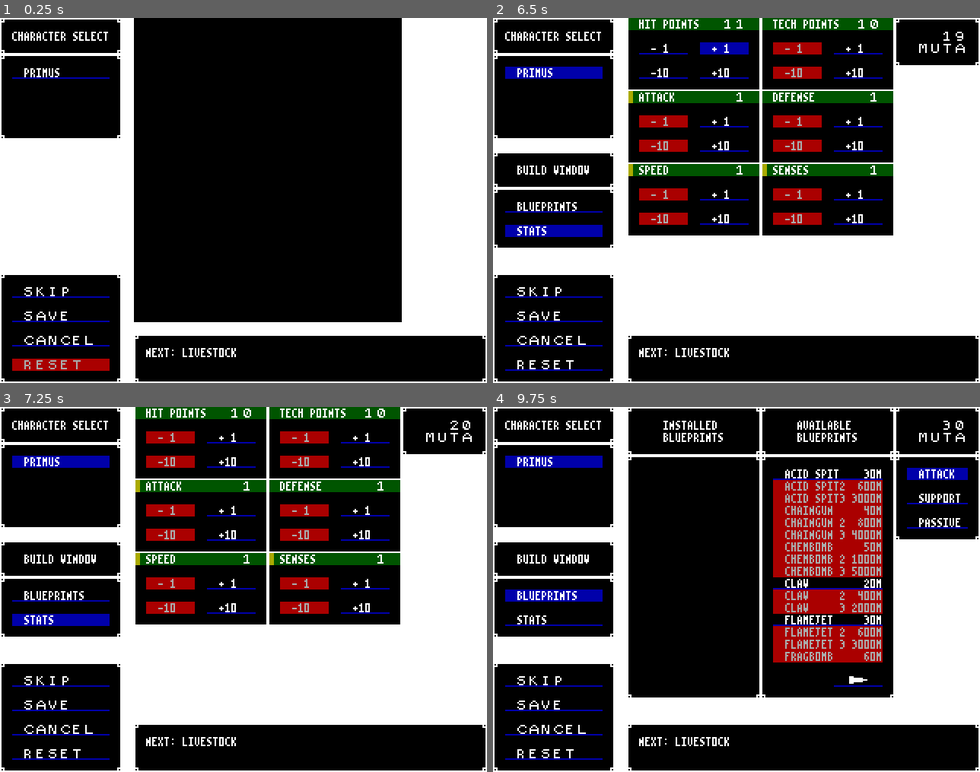
Above: before the commit, frames 1-4 (two rows, left to right).
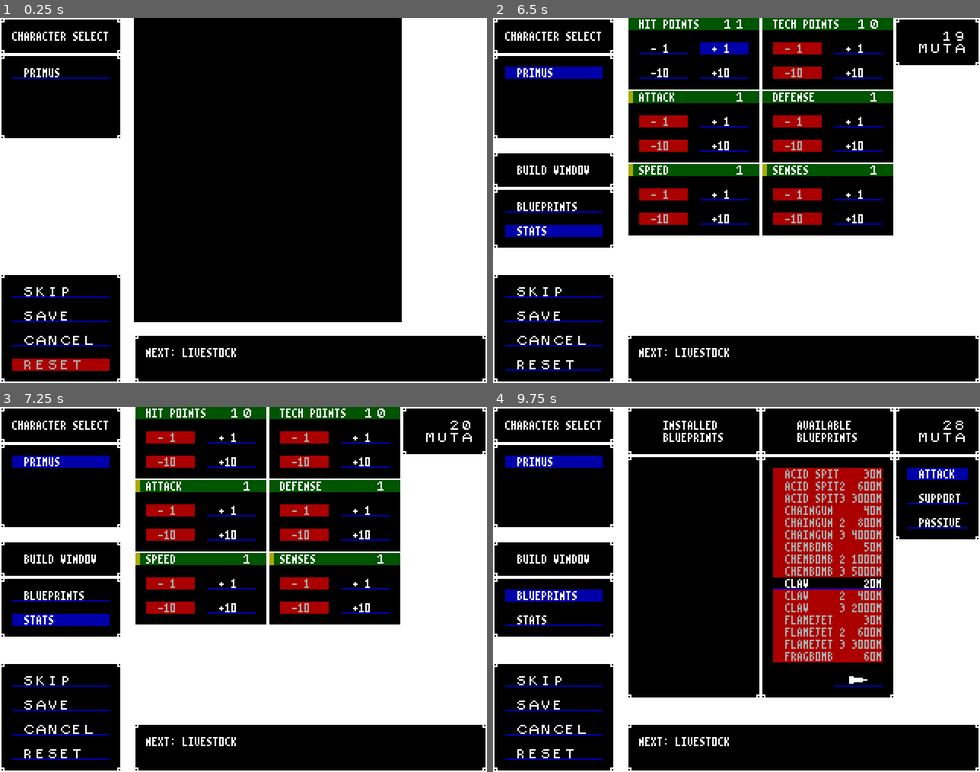
Above: after the commit, the same moments.

Repository: BeamBrain1/Morphose
Game: Godot game, scene res://Scenes/Global/root.tscn
The game is run twice, just before and just after one commit, with the same random seed, the same clock (stepped at 60 frames per second) and the same inputs.
Inputs (mouse positions are in pixels of both pictures, inside the frame that each line leads up to):
- Up to frame 1 (0.25 s): no input
- Up to frame 2 (6.5 s): click "SKIP" at 0.5 s; click "SKIP" at 1.25 s; click "PRIMUS" at 2 s; click "BLUEPRINTS" at 2.75 s; click (858, 291) at 3.5 s; click (858, 291) at 4.25 s; click "STATS" at 5 s; click "+ 1" at 5.75 s
- Up to frame 3 (7.25 s): click "-10" at 6.5 s
- Up to frame 4 (9.75 s): click "+10" at 7.25 s; click "- 1" at 8 s; click "BLUEPRINTS" at 8.75 s; click "CLAW 20M" at 9.5 s

Frames 1-3 are identical in both runs. In frame 4, 1.5% of the frame differs, in the area x 57-97%, y 3-60%.

Commit message:
daily update

Diff:
--- a/Scenes/Battle/Combatant.gd
+++ b/Scenes/Battle/Combatant.gd
@@ -38,6 +38,8 @@
 var gained_focused_on_own_turn: bool = false
 
 var accumulated_speed: int = 0
+
+var never_crits: bool = false	# Avoids enemies oneshotting Primus in early game
 
 var blueprints_attack: Array[BlueprintAttack] = []
 var blueprints_support: Array[BlueprintSupport] = []
--- a/Scenes/Battle/EnemyCombatant.gd
+++ b/Scenes/Battle/EnemyCombatant.gd
@@ -17,6 +17,7 @@
 	senses = enemy_type.senses
 	speed = enemy_type.speed
 	support_priority = enemy_type.support_priority
+	never_crits = base_type.never_crits
 	base_type = enemy_type
 
 	blueprints_attack = enemy_type.blueprints_attack
@@ -131,7 +132,8 @@
 func chooseSupportTarget(blueprint, enemy_combatants: Array[EnemyCombatant]) -> Combatant:
 	var highest_priority: int = 1000
 	for combatant in enemy_combatants:
-		highest_priority = mini(highest_priority, combatant.support_priority)
+		if not combatant.isDefeated():
+			highest_priority = mini(highest_priority, combatant.support_priority)
 	var target_list = []
 	for combatant in enemy_combatants:
 		if combatant.support_priority == highest_priority and not combatant.isDefeated():
--- a/Scenes/Controllers/ControllerBattle.gd
+++ b/Scenes/Controllers/ControllerBattle.gd
@@ -213,7 +213,7 @@
 
 
 func attackCrits(user, blueprint: BlueprintAttack, target) -> bool:
-	if blueprint.always_hit:
+	if blueprint.always_hit or user.never_crits:
 		return false
 	var crit_rate = clampi(user.rawCritRate(blueprint) - target.critEvasion(), MIN_CRIT, MAX_CRIT)
 	return randi() % 100 < crit_rate
--- a/Scenes/Global/Constructs/Blueprint.gd
+++ b/Scenes/Global/Constructs/Blueprint.gd
@@ -20,8 +20,8 @@
 
 const BIO_COST_T2_MULT: int = 20
 const BIO_COST_T3_MULT: int = BIO_COST_T2_MULT * 5
-const TP_COST_T2_MULT: int = 6
-const TP_COST_T3_MULT: int = TP_COST_T2_MULT*5
+const TP_COST_T2_MULT: int = 5
+const TP_COST_T3_MULT: int = TP_COST_T2_MULT*4
 
 
 # Blueprints are organized into bio cost "tracks." Individual blueprint cost is determined by track letter and tier.
@@ -38,11 +38,12 @@
 const TP_COST_TRACKS: Dictionary = {
 	"X": [0, 0, 0],
 	"A": [3, 3*TP_COST_T2_MULT, 3*TP_COST_T3_MULT],
-	"B": [4, 4*TP_COST_T2_MULT, 4*TP_COST_T3_MULT],
-	"C": [6, 6*TP_COST_T2_MULT, 6*TP_COST_T3_MULT],
-	"D": [8, 8*TP_COST_T2_MULT, 8*TP_COST_T3_MULT],
-	"E": [12, 12*TP_COST_T2_MULT, 12*TP_COST_T3_MULT],
-	"F": [15, 15*TP_COST_T2_MULT, 15*TP_COST_T3_MULT]
+	"B": [5, 5*TP_COST_T2_MULT, 5*TP_COST_T3_MULT],
+	"C": [7, 7*TP_COST_T2_MULT, 7*TP_COST_T3_MULT],
+	"D": [10, 10*TP_COST_T2_MULT, 10*TP_COST_T3_MULT],
+	"E": [15, 15*TP_COST_T2_MULT, 15*TP_COST_T3_MULT],
+	"F": [20, 20*TP_COST_T2_MULT, 20*TP_COST_T3_MULT],
+	"G": [24, 24*TP_COST_T2_MULT, 24*TP_COST_T3_MULT]
 }
 
 func getDialogDisplayName() -> String:
--- a/Scenes/Global/Constructs/EnemyType.gd
+++ b/Scenes/Global/Constructs/EnemyType.gd
@@ -4,6 +4,7 @@
 const BASE_BIO_ENERGY_REWARD: int = 10
 
 var support_priority: int = 5		# Priority bracket when AI targets support actions. Lower numbers always take priority
+var never_crits: bool = false		# Some early enemy types could oneshot Primus with a lucky crit
 
 # Return the Muta value of the enemy upon its defeat
 func getBioEnergyValue() -> int:
@@ -11,7 +12,7 @@
 
 	var stat_average: int = 0
 
-	stat_average += (hp + tech_points) / 4
+	stat_average += (hp - HP_MINIMUM + tech_points - TP_MINIMUM) / 8
 
 	for stat in [GlobalProgramData.COMBAT_STAT.ATTACK, GlobalProgramData.COMBAT_STAT.DEFENSE, GlobalProgramData.COMBAT_STAT.SENSES, GlobalProgramData.COMBAT_STAT.SPEED]:
 		stat_average += getStatFromEnumType(stat)
--- a/Scenes/Global/Constructs/PartyMember.gd
+++ b/Scenes/Global/Constructs/PartyMember.gd
@@ -32,7 +32,7 @@
 
 	# HP/TP cost 25% to boost
 	if stat in [GlobalProgramData.COMBAT_STAT.HP, GlobalProgramData.COMBAT_STAT.TECH_POINTS]:
-		result = result >> 2
+		result = roundi(float(result) / 4)
 
 	return maxi(1, result)	# All boosts cost at least 1 point
 
--- a/Scenes/Global/Tables/EnemyTable.gd
+++ b/Scenes/Global/Tables/EnemyTable.gd
@@ -25,33 +25,36 @@
 	current_enemy = EnemyType.new()
 	current_enemy.name = "Worker"
 	current_enemy.hp = 8
-	current_enemy.tech_points = 8
+	current_enemy.tech_points = 10
 	current_enemy.attack = 1
 	current_enemy.defense = 6
 	current_enemy.senses = 4
 	current_enemy.speed = 5
+	current_enemy.never_crits = true
 	current_enemy.installBlueprintByNameAndTier("Claw", 1)
 	addEnemyToTable(current_enemy)
 
 	current_enemy = EnemyType.new()
 	current_enemy.name = "Enforcer"
 	current_enemy.hp = 15
-	current_enemy.tech_points = 12
+	current_enemy.tech_points = 10
 	current_enemy.attack = 6
 	current_enemy.defense = 6
 	current_enemy.senses = 4
 	current_enemy.speed = 5
+	current_enemy.never_crits = true
 	current_enemy.installBlueprintByNameAndTier("Claw", 1)
 	addEnemyToTable(current_enemy)
 
 	current_enemy = EnemyType.new()
 	current_enemy.name = "Boss"
-	current_enemy.hp = 80
+	current_enemy.hp = 120
 	current_enemy.tech_points = 70
-	current_enemy.attack = 6
+	current_enemy.attack = 8
 	current_enemy.defense = 6
-	current_enemy.senses = 5
+	current_enemy.senses = 10
 	current_enemy.speed = 8
+	current_enemy.never_crits = true
 	current_enemy.installBlueprintByNameAndTier("Hammer", 1)
 	addEnemyToTable(current_enemy)
 
@@ -119,8 +122,8 @@
 
 	current_enemy = EnemyType.new()
 	current_enemy.name = "Gang Boss"
-	current_enemy.hp = 120
-	current_enemy.tech_points = 35
+	current_enemy.hp = 150
+	current_enemy.tech_points = 40
 	current_enemy.attack = 12
 	current_enemy.defense = 25
 	current_enemy.senses = 18
@@ -136,7 +139,7 @@
 	current_enemy = EnemyType.new()
 	current_enemy.name = "Pack Bug"
 	current_enemy.hp = 45
-	current_enemy.tech_points = 25
+	current_enemy.tech_points = 30
 	current_enemy.attack = 17
 	current_enemy.defense = 8
 	current_enemy.senses = 14
@@ -160,7 +163,7 @@
 	current_enemy = EnemyType.new()
 	current_enemy.name = "Queen"
 	current_enemy.hp = 250
-	current_enemy.tech_points = 50
+	current_enemy.tech_points = 80
 	current_enemy.attack = 1
 	current_enemy.defense = 10
 	current_enemy.senses = 5
@@ -293,7 +296,7 @@
 
 	current_enemy = EnemyType.new()
 	current_enemy.name = "Silo Lord"
-	current_enemy.hp = 500
+	current_enemy.hp = 600
 	current_enemy.tech_points = 200
 	current_enemy.attack = 70
 	current_enemy.defense = 60
--- a/Scenes/Global/root.gd
+++ b/Scenes/Global/root.gd
@@ -68,8 +68,8 @@
 func addDefector():
 	var c2: PartyMember = PartyMember.new()
 	c2.name = PartyMember.PARTY_MEMBER_2_NAME
-	c2.hp = 15
-	c2.tech_points = 10
+	c2.hp = 25
+	c2.tech_points = 15
 	c2.attack = 5
 	c2.defense = 8
 	c2.senses = 6
Not shown, changed: blueprints.dat
